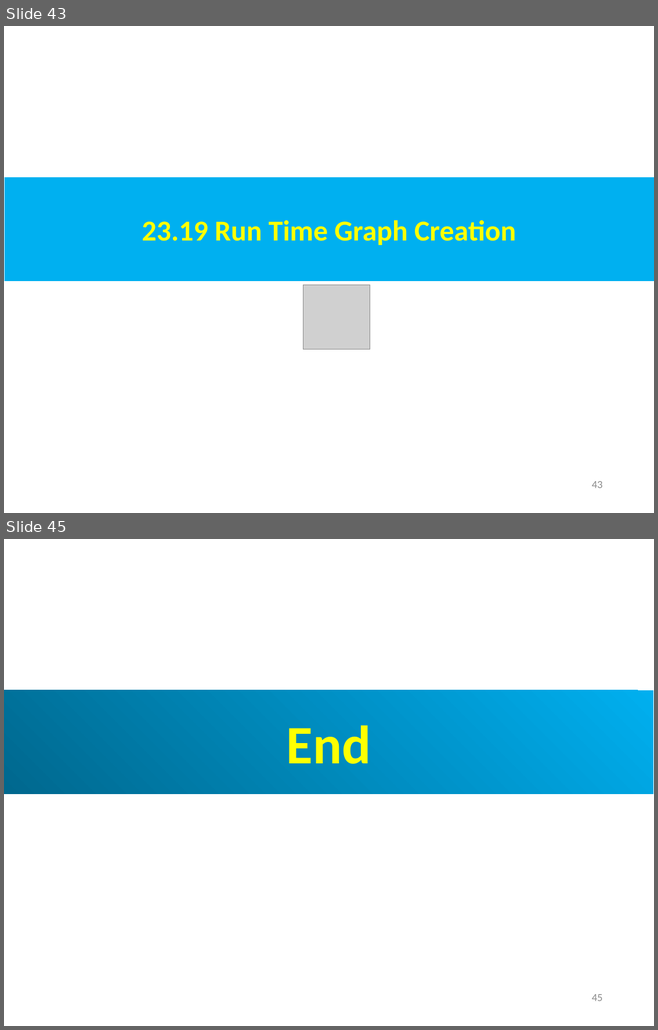
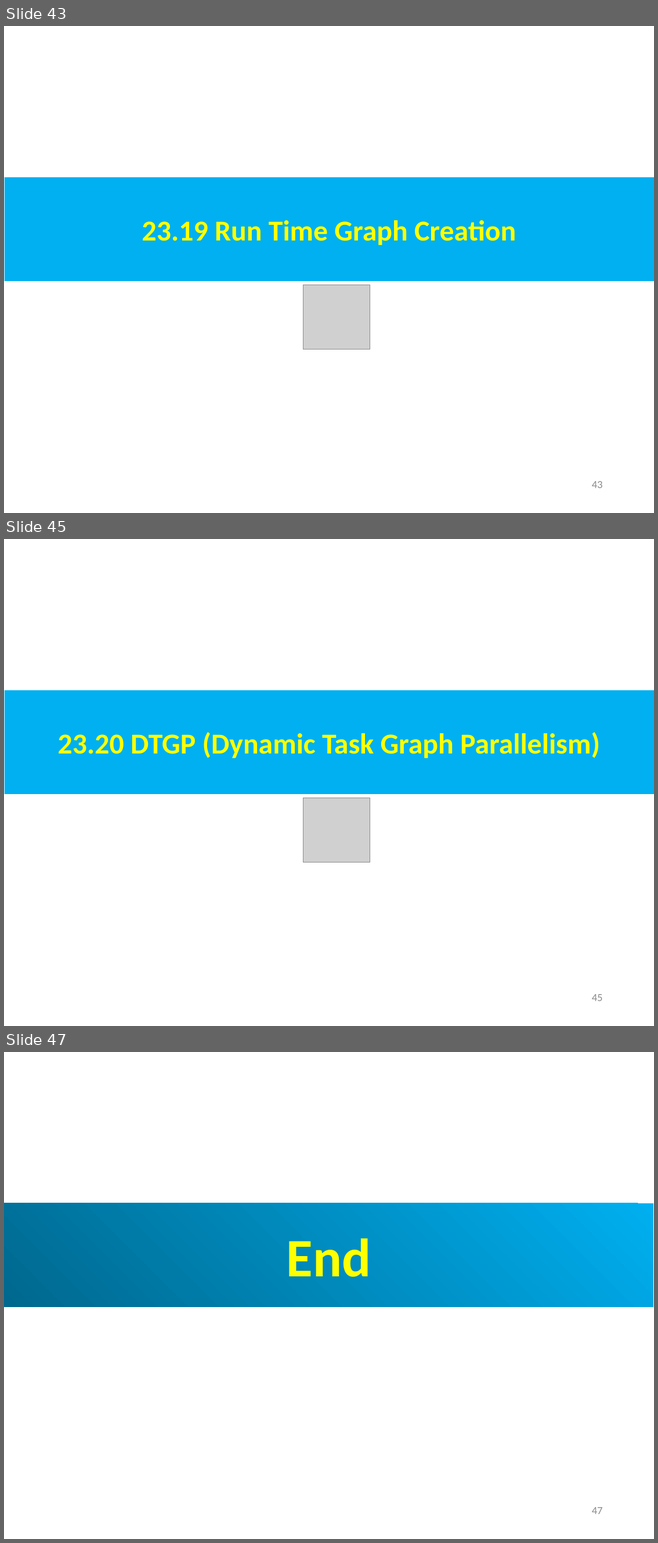
Before and after one commit to peterhchen/AIU_CS800_Chisel, a slide deck: 500_UCSC_HWD/023_Taskflow/000_Video/023.Taskflow.ppt. Shown one above the other, each under a label of ours: slides 43 and 45 before the commit, slides 43, 45 and 47 after it; the slides between them are not shown. The pictures are 658x1030 and 658x1543 pixels, drawn with LibreOffice and Linux fonts; fonts in the diff are those of the drawing; grey boxes stand for pictures. Boxes give left, top, right and bottom in pixels: in the first picture for what was removed or moved away, otherwise in the second. Text is boxed around its words. In the diff, an @@ line names an element or a change of style, - is before the commit and + after.

```diff
--- a/500_UCSC_HWD/023_Taskflow/000_Video/023.Taskflow.ppt
+++ b/500_UCSC_HWD/023_Taskflow/000_Video/023.Taskflow.ppt
@@ slide 45 added at bbox=[4, 539, 654, 1026], background #FFFFFF @@
@@ rectangle added at bbox=[5, 690, 654, 794], fill #00B0F0, 32 pt, text #FFFF00, bold @@
+23.20 DTGP (Dynamic Task Graph Parallelism)
@@ picture added at bbox=[303, 798, 370, 863] @@
@@ page number added at bbox=[592, 994, 603, 1001], 12 pt, text #8B8B8B @@
+45
@@ what was slide 45 is now slide 47 @@
@@ page number at bbox=[592, 1507, 603, 1514]: text changed @@
-45
+47
```
Also in this commit, not shown: 1 slide changed, 1 other slide added.
